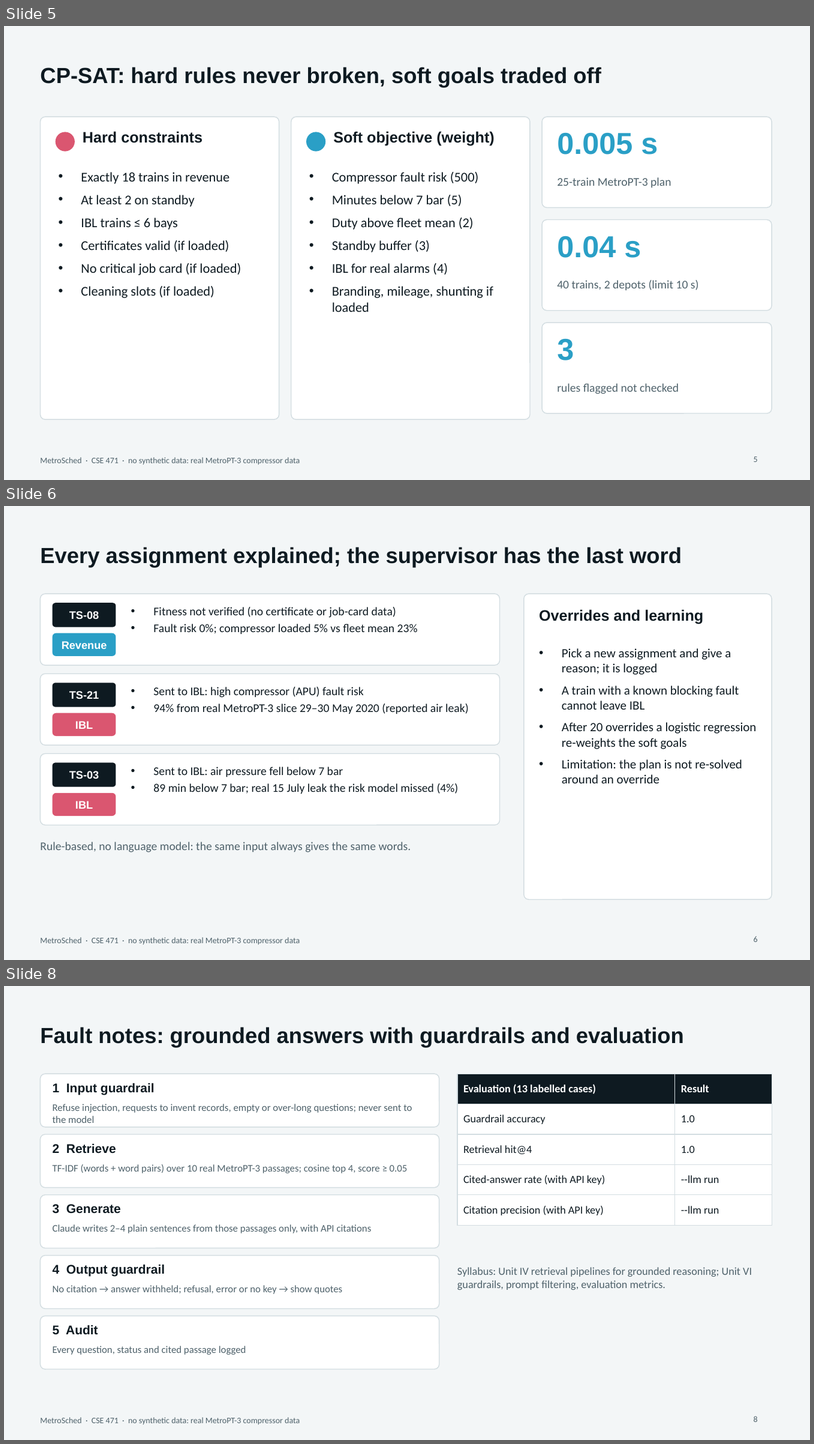
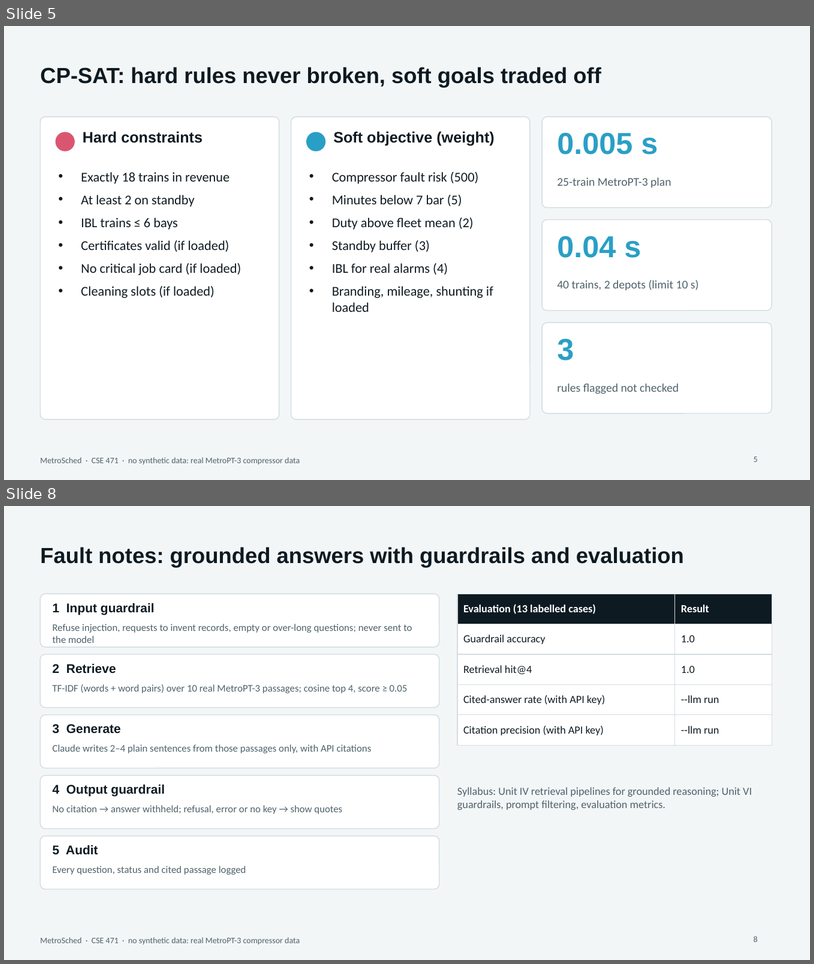
Before and after one commit to AyushDas4890/metrosched, a slide deck: presentation/MetroSched.pptx. Shown one above the other, each under a label of ours: slides 5, 6 and 8 before the commit, slides 5 and 8 after it; the slides between them are not shown. The pictures are 814x1444 and 814x964 pixels, drawn with LibreOffice and Linux fonts; fonts in the diff are those of the drawing. Boxes give left, top, right and bottom in pixels: in the first picture for what was removed or moved away, otherwise in the second. Text is boxed around its words. In the diff, an @@ line names an element or a change of style, - is before the commit and + after.

```diff
--- a/presentation/MetroSched.pptx
+++ b/presentation/MetroSched.pptx
@@ slide 6 removed at [4, 506, 810, 960], background #F3F6F7; not listed: 1 template element that a slide beside it also shows @@
@@ title removed at [40, 547, 682, 567] @@
-Every assignment explained; the supervisor has the last word
@@ rounded rectangle removed at [40, 594, 500, 665] @@
@@ rounded rectangle removed at [524, 594, 772, 899] @@
@@ rounded rectangle removed at [53, 603, 116, 627] @@
@@ text removed at [69, 611, 99, 619] @@
-TS-08
@@ text removed at [153, 607, 418, 634] @@
-• Fitness not verified (no certificate or job-card data)
-• Fault risk 0%; compressor loaded 5% vs fleet mean 23%
@@ text removed at [539, 609, 704, 624] @@
-Overrides and learning
@@ rounded rectangle removed at [53, 633, 116, 656] @@
@@ text removed at [62, 641, 107, 649] @@
-Revenue
@@ text removed at [562, 648, 756, 783] @@
-• Pick a new assignment and give a reason; it is logged
-• A train with a known blocking fault cannot leave IBL
-• After 20 overrides a logistic regression re-weights the soft goals
-• Limitation: the plan is not re-solved around an override
@@ rounded rectangle removed at [40, 673, 500, 745] @@
@@ rounded rectangle removed at [53, 682, 116, 707] @@
@@ text removed at [69, 691, 99, 699] @@
-TS-21
@@ text removed at [153, 687, 469, 714] @@
-• Sent to IBL: high compressor (APU) fault risk
-• 94% from real MetroPT-3 slice 29–30 May 2020 (reported air leak)
@@ rounded rectangle removed at [53, 713, 116, 736] @@
@@ text removed at [75, 721, 93, 729] @@
-IBL
@@ rounded rectangle removed at [40, 753, 500, 825] @@
@@ rounded rectangle removed at [53, 762, 116, 787] @@
@@ text removed at [69, 771, 99, 778] @@
-TS-03
@@ text removed at [153, 766, 459, 793] @@
-• Sent to IBL: air pressure fell below 7 bar
-• 89 min below 7 bar; real 15 July leak the risk model missed (4%)
@@ rounded rectangle removed at [53, 793, 116, 816] @@
@@ text removed at [75, 801, 93, 808] @@
-IBL
@@ text removed at [40, 841, 411, 852] @@
-Rule-based, no language model: the same input always gives the same words.
@@ page number removed at [754, 936, 758, 942] @@
-6
```
Also in this commit, not shown: 1 slide added, 3 other files.
